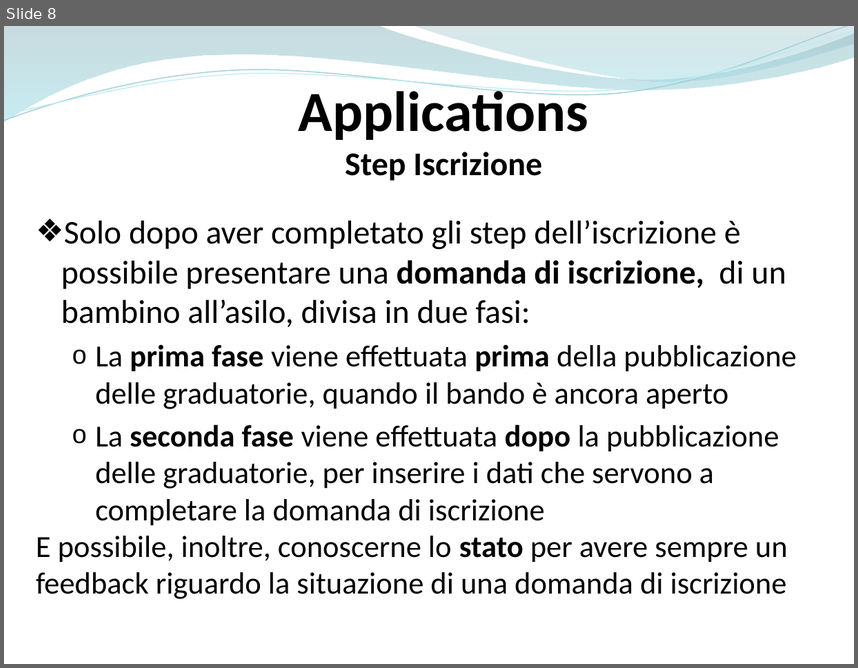
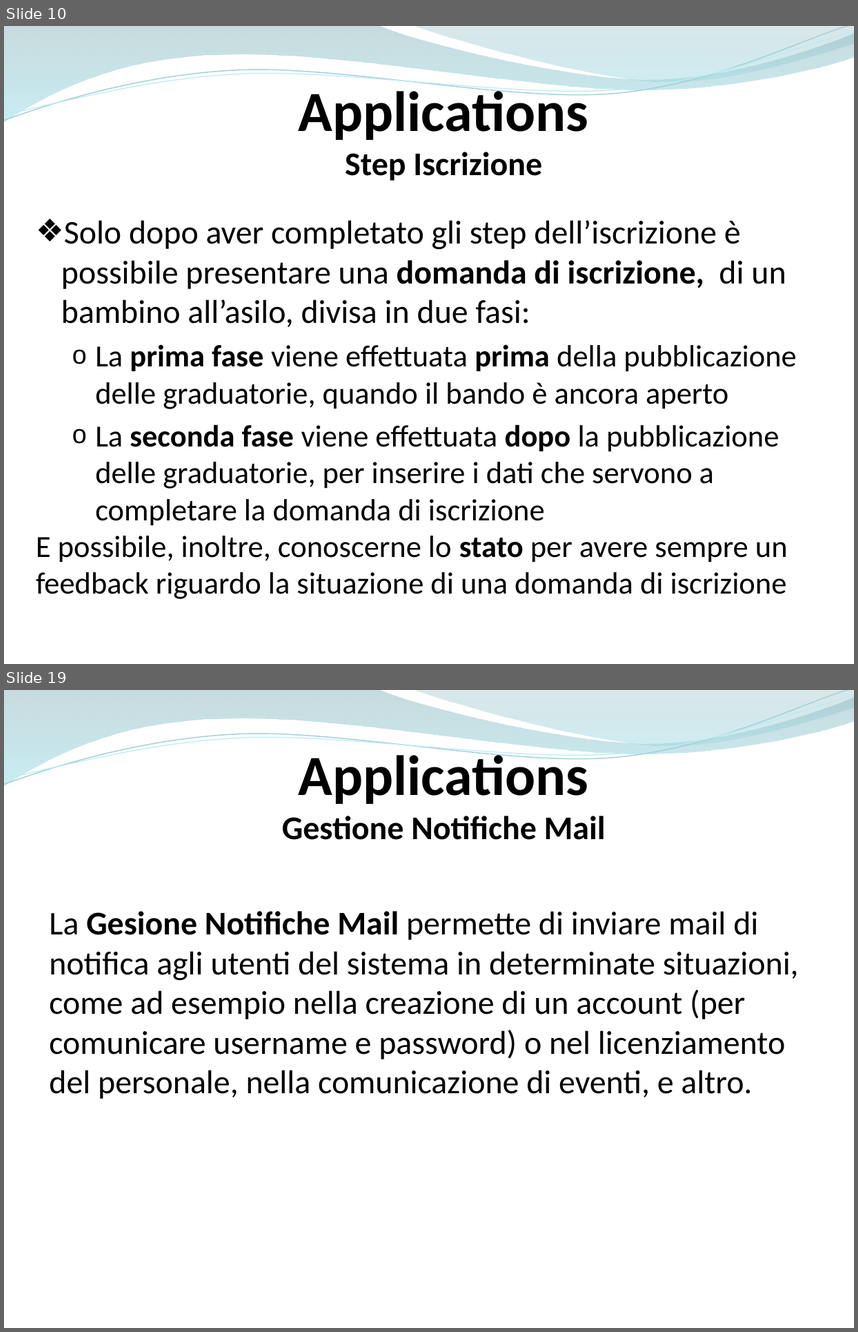
Before and after one commit to ammirate/at-silo, a slide deck: Presentazione/Atsilo1/D'Eugenio/Atsilo_A_DEugenioElisa.pptx. Shown one above the other, each under a label of ours: slide 8 before the commit, slides 10 and 19 after it; the slides between them are not shown. The pictures are 858x668 and 858x1332 pixels, drawn with LibreOffice and Linux fonts; fonts in the diff are those of the drawing. Boxes give left, top, right and bottom in pixels: in the first picture for what was removed or moved away, otherwise in the second. Text is boxed around its words. In the diff, an @@ line names an element or a change of style, - is before the commit and + after.

Commit message:
[WR A] presentazione application

```diff
--- a/Presentazione/Atsilo1/D'Eugenio/Atsilo_A_DEugenioElisa.pptx
+++ b/Presentazione/Atsilo1/D'Eugenio/Atsilo_A_DEugenioElisa.pptx
@@ slide 19 added at [4, 690, 854, 1328], background #FFFFFF; not listed: 4 template elements that a slide beside it also shows @@
@@ text added at [282, 748, 606, 840], 28 pt, text #000000, bold @@
+Applications
+Gestione Notifiche Mail
@@ text added at [49, 911, 799, 1098], 28 pt, text #000000 @@
+La Gesione Notifiche Mail permette di inviare mail di notifica agli utenti del sistema in determinate situazioni, come ad esempio nella creazione di un account (per comunicare username e password) o nel licenziamento del personale, nella comunicazione di eventi, e altro.
@@ what was slide 8 is now slide 10 @@
```
Also in this commit, not shown: 4 slides changed, 10 other slides added, 2 slides removed.
